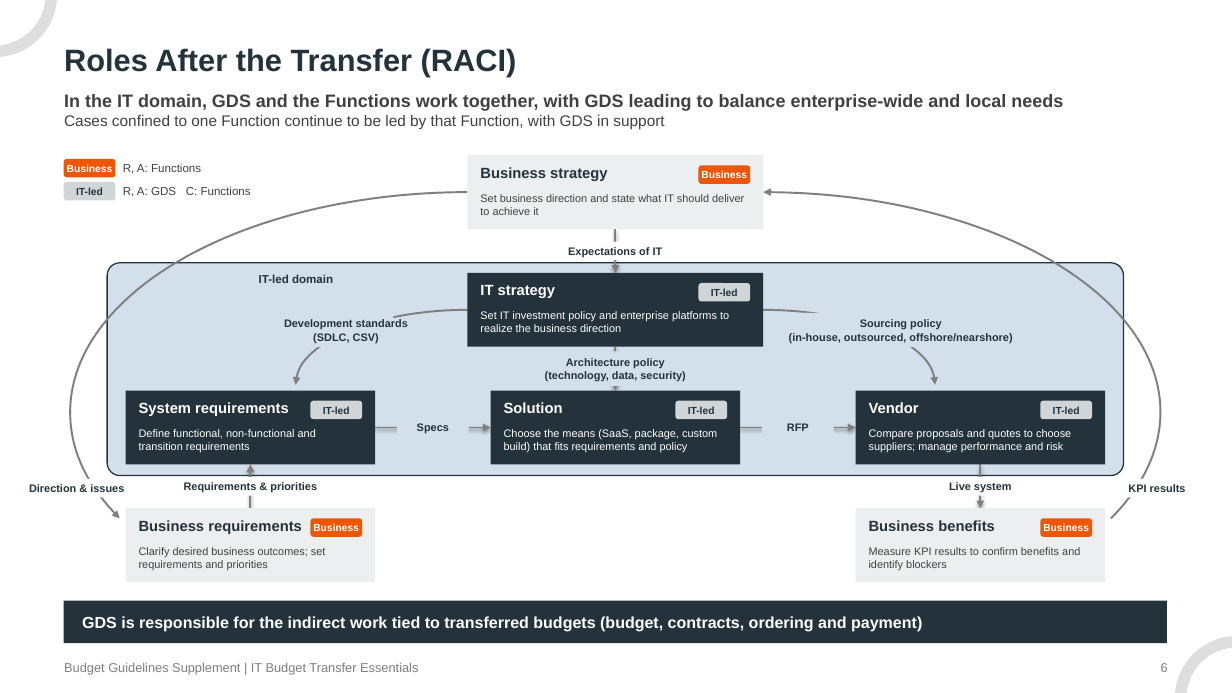
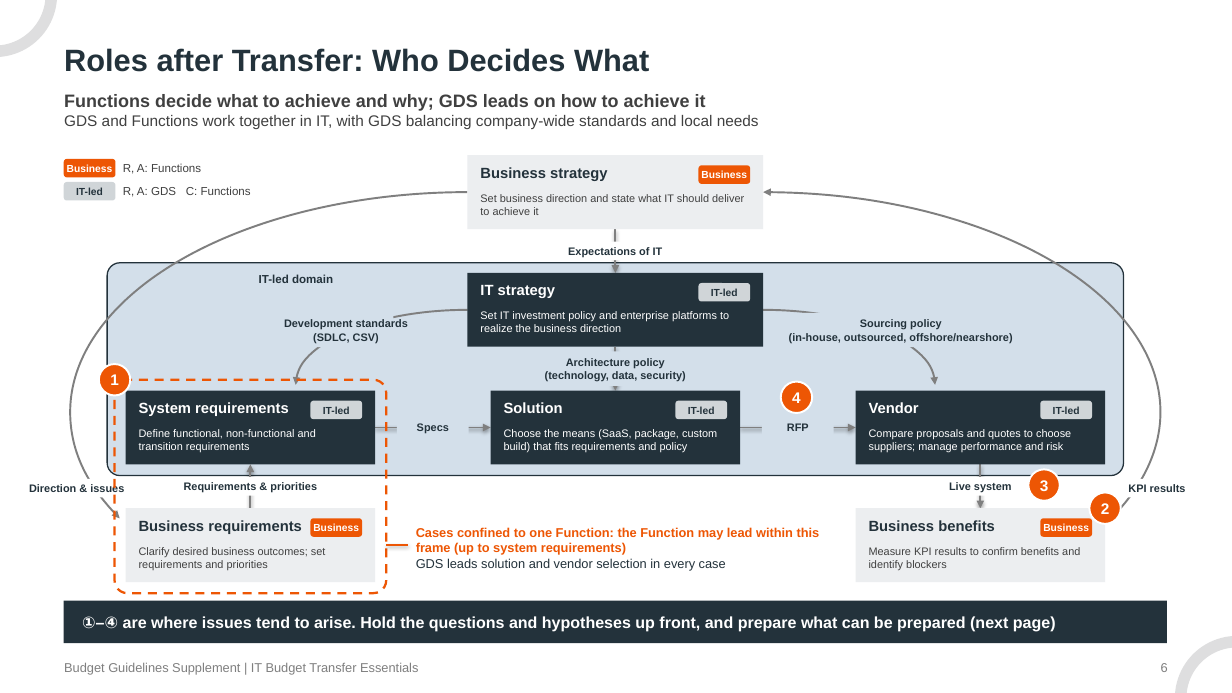
Before and after one commit to hiroyasu-komaki/temp, a slide deck: slide 6 of budget-transfer/kickoff/IT_Budget_Transfer_Essentials_Guidelines_Supplement.pptx. Drawn at 1232x693 pixels with LibreOffice and Linux fonts; fonts in the diff are those of the drawing. Boxes give left, top, right and bottom in pixels: in the first picture for what was removed or moved away, otherwise in the second. Text is boxed around its words. In the diff, an @@ line names an element or a change of style, - is before the commit and + after.

Commit message:
update budget transfer

```diff
--- a/budget-transfer/kickoff/IT_Budget_Transfer_Essentials_Guidelines_Supplement.pptx
+++ b/budget-transfer/kickoff/IT_Budget_Transfer_Essentials_Guidelines_Supplement.pptx
@@ title at (64, 48, 649, 72): text changed @@
-Roles After the Transfer (RACI)
+Roles after Transfer: Who Decides What
@@ text at (64, 94, 759, 129): text changed; size 14 to 12 pt; bold off @@
-In the IT domain, GDS and the Functions work together, with GDS leading to balance enterprise-wide and local needs
-Cases confined to one Function continue to be led by that Function, with GDS in support
+Functions decide what to achieve and why; GDS leads on how to achieve it
+GDS and Functions work together in IT, with GDS balancing company-wide standards and local needs
@@ ellipse added at (99, 364, 130, 396), fill #ED5604, outline #FFFFFF 1.5 pt, 12 pt, text #FFFFFF, bold @@
+1
@@ rounded rectangle added at (115, 380, 386, 593), outline #ED5604 1.75 pt dashed @@
@@ ellipse added at (781, 382, 812, 413), fill #ED5604, outline #FFFFFF 1.5 pt, 12 pt, text #FFFFFF, bold @@
+4
@@ ellipse added at (1029, 470, 1060, 501), fill #ED5604, outline #FFFFFF 1.5 pt, 12 pt, text #FFFFFF, bold @@
+3
@@ ellipse added at (1090, 493, 1121, 524), fill #ED5604, outline #FFFFFF 1.5 pt, 12 pt, text #FFFFFF, bold @@
+2
@@ text added at (416, 527, 820, 570), 10 pt, text #ED5604, bold @@
+Cases confined to one Function: the Function may lead within this frame (up to system requirements)
+GDS leads solution and vendor selection in every case
@@ line added from (386, 545) to (409, 545), #ED5604 1.25 pt @@
@@ text in rectangle at (82, 616, 1056, 632): text changed @@
-GDS is responsible for the indirect work tied to transferred budgets (budget, contracts, ordering and payment)
+①–④ are where issues tend to arise. Hold the questions and hypotheses up front, and prepare what can be prepared (next page)
```
Also in this commit, not shown: 3 other slides changed, 1 slide added, 1 slide removed, 3 other files.
